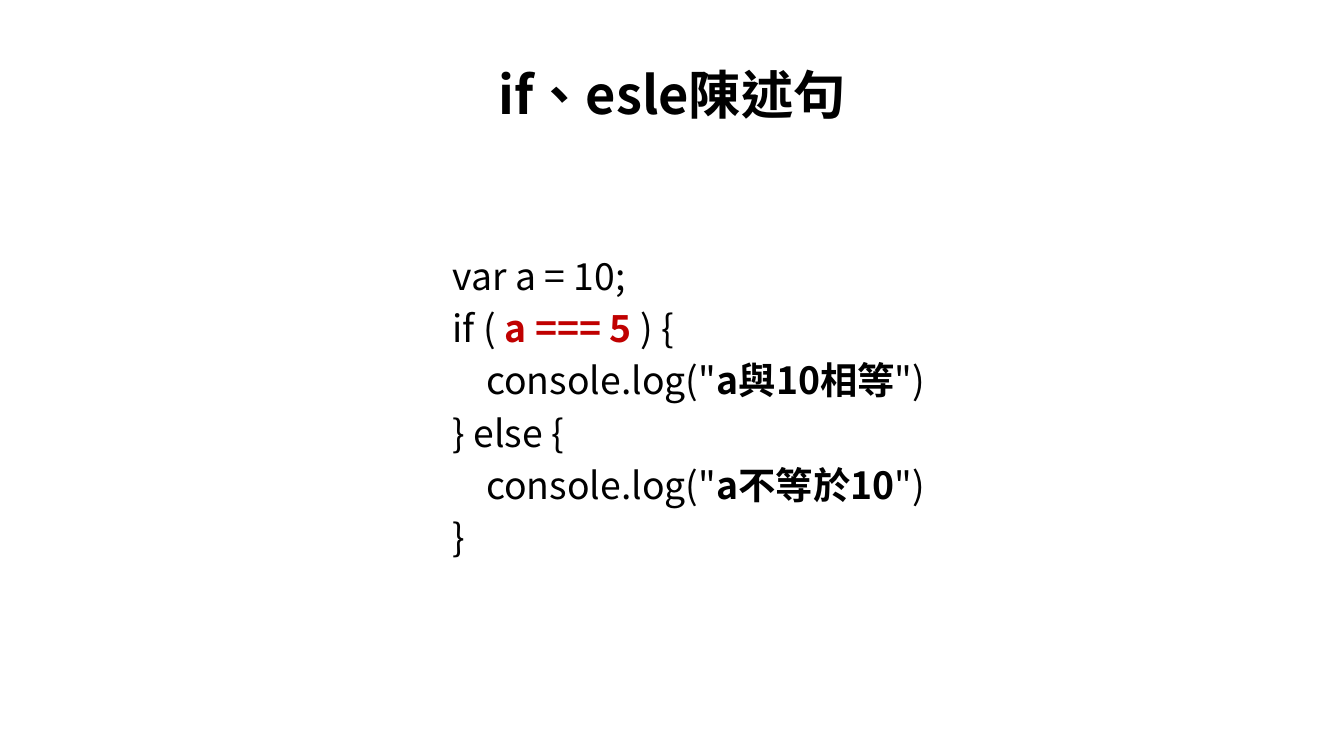
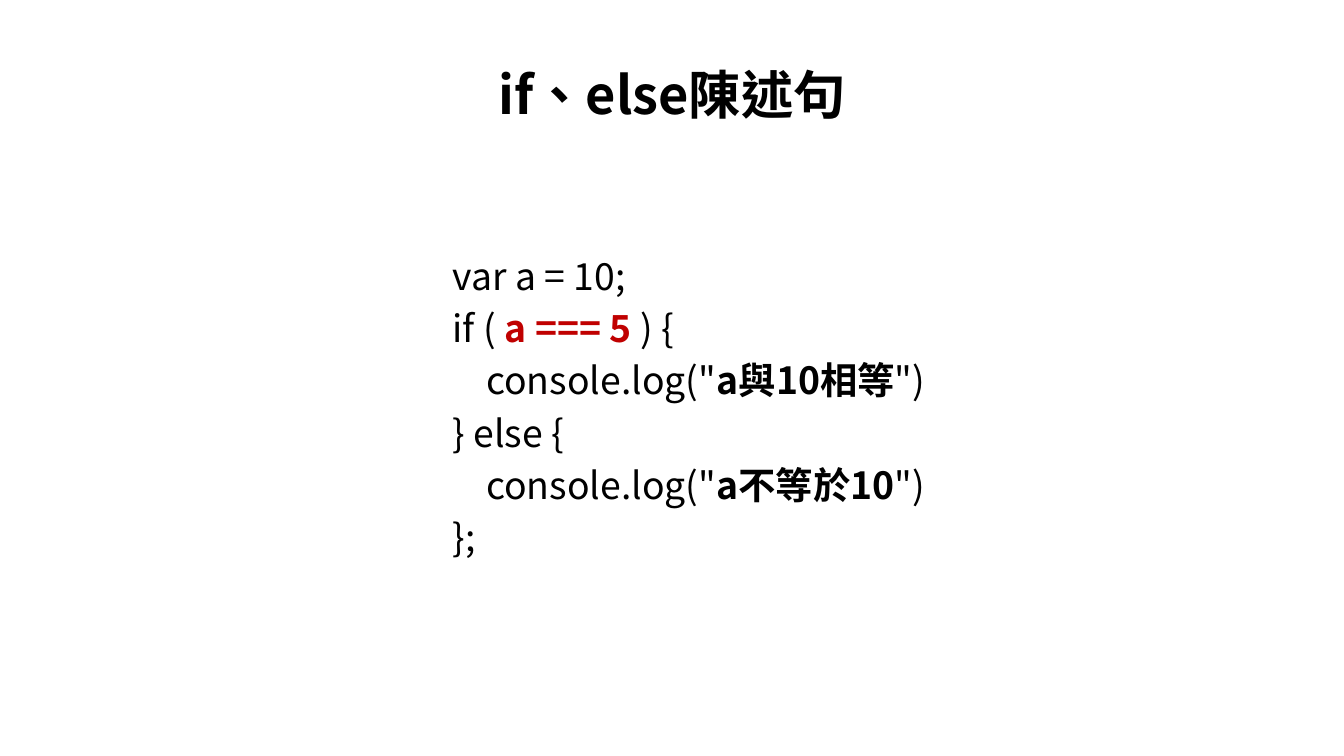
Before and after one commit to allen8101070/JavaScript-PPT, a slide deck: slide 88 of javaScript.pptx (slide 86 before the commit). Drawn at 1344x756 pixels with LibreOffice and Linux fonts; fonts in the diff are those of the drawing; background and template pictures are left out. Boxes give left, top, right and bottom in pixels: in the first picture for what was removed or moved away, otherwise in the second. Text is boxed around its words. In the diff, an @@ line names an element or a change of style, - is before the commit and + after.

```diff
--- a/javaScript.pptx
+++ b/javaScript.pptx
@@ title at (x1=498, y1=69, x2=845, y2=119): text changed @@
-if、esle陳述句
+if、else陳述句
@@ text at (x1=453, y1=263, x2=925, y2=509): text changed @@
-}
+};
```
Also in this commit, not shown: 16 other slides changed, 4 slides added, 16 slides removed, 1 other file.
